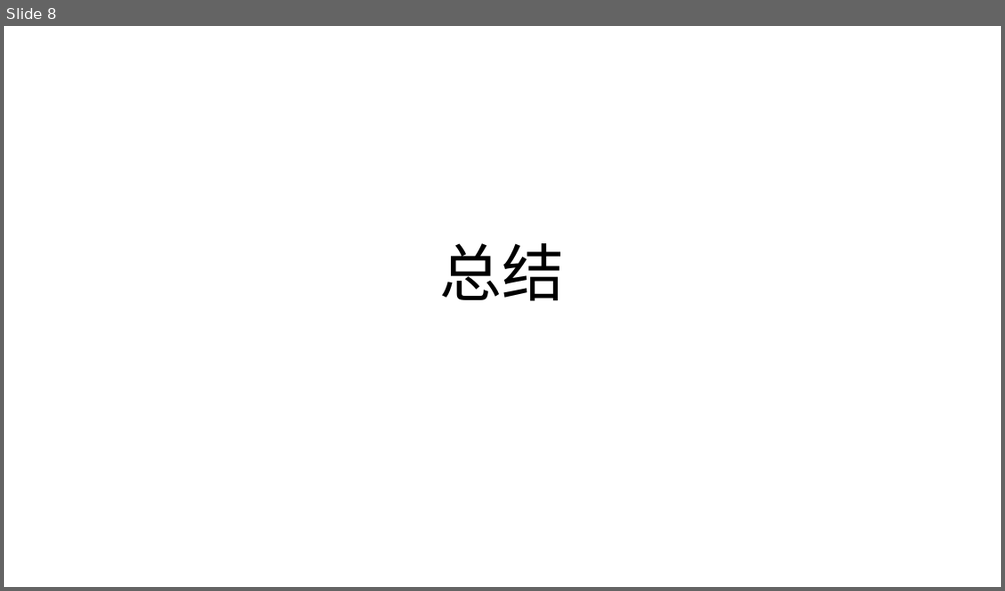
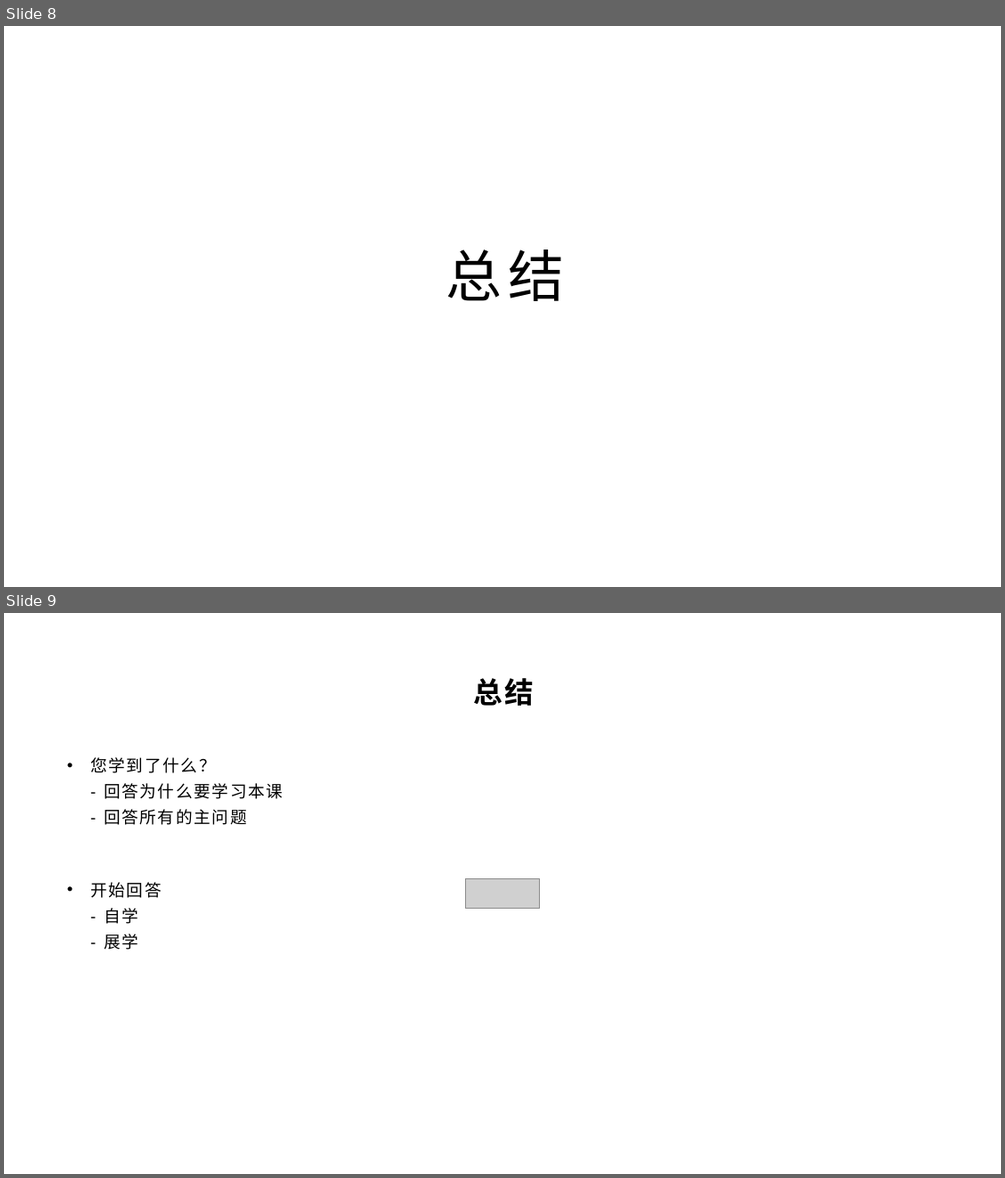
Before and after one commit to yyc-git/ModernGameEngineDesignEdu, a slide deck: 模板.pptx. Shown one above the other, each under a label of ours: slide 8 before the commit, slides 8 and 9 after it. The pictures are 1005x591 and 1005x1178 pixels, drawn with LibreOffice and Linux fonts; fonts in the diff are those of the drawing; grey boxes stand for pictures; background and template pictures are left out. Boxes give left, top, right and bottom in pixels: in the first picture for what was removed or moved away, otherwise in the second. Text is boxed around its words. In the diff, an @@ line names an element or a change of style, - is before the commit and + after.

```diff
--- a/模板.pptx
+++ b/模板.pptx
@@ slide 9 added at bbox=[4, 613, 1001, 1174], background picture (left out) @@
@@ title added at bbox=[473, 678, 534, 706], 28 pt, text #000000, bold @@
+总结
@@ text added at bbox=[90, 757, 283, 949], 16 pt, text #000000 @@
+• 您学到了什么？
+  - 回答为什么要学习本课
+  - 回答所有的主问题
+• 开始回答
+  - 自学
+  - 展学
@@ picture added at bbox=[465, 878, 540, 908] @@
@@ slide 8 changed as well @@
@@ title "总结": place and size @@
-title "总结" at bbox=[440, 243, 565, 301]
+title "总结" at bbox=[446, 249, 565, 301]
@@ title "总结" at bbox=[446, 249, 565, 301]: size 60 to 54 pt, font Calibri to Arial, letter spacing 0 to 6 pt; line spacing 0.9 to 1; vertical alignment bottom to top @@
```
Also in this commit, not shown: 7 other slides changed, 8 other slides added, 7 slides removed, 5 other files.
